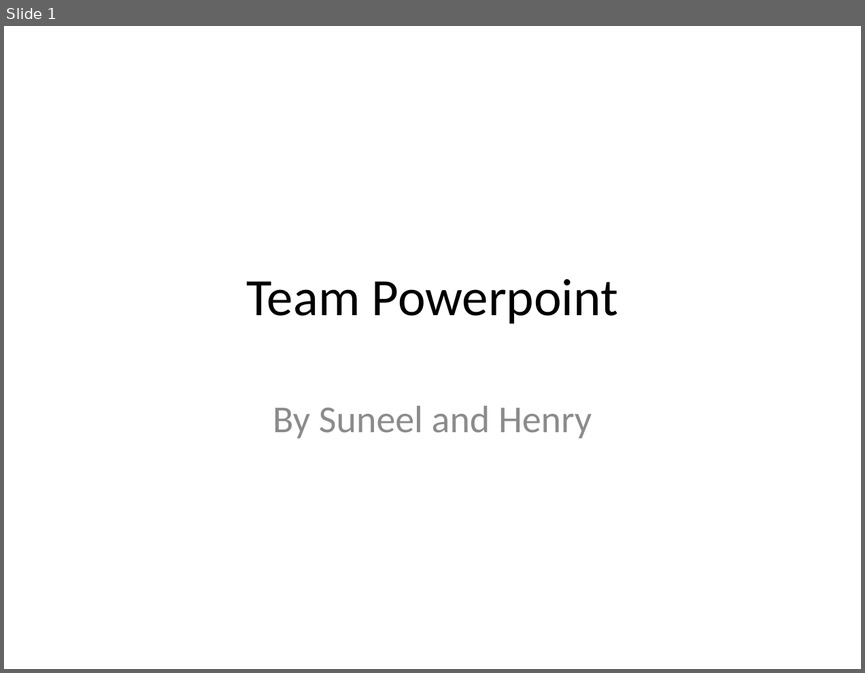
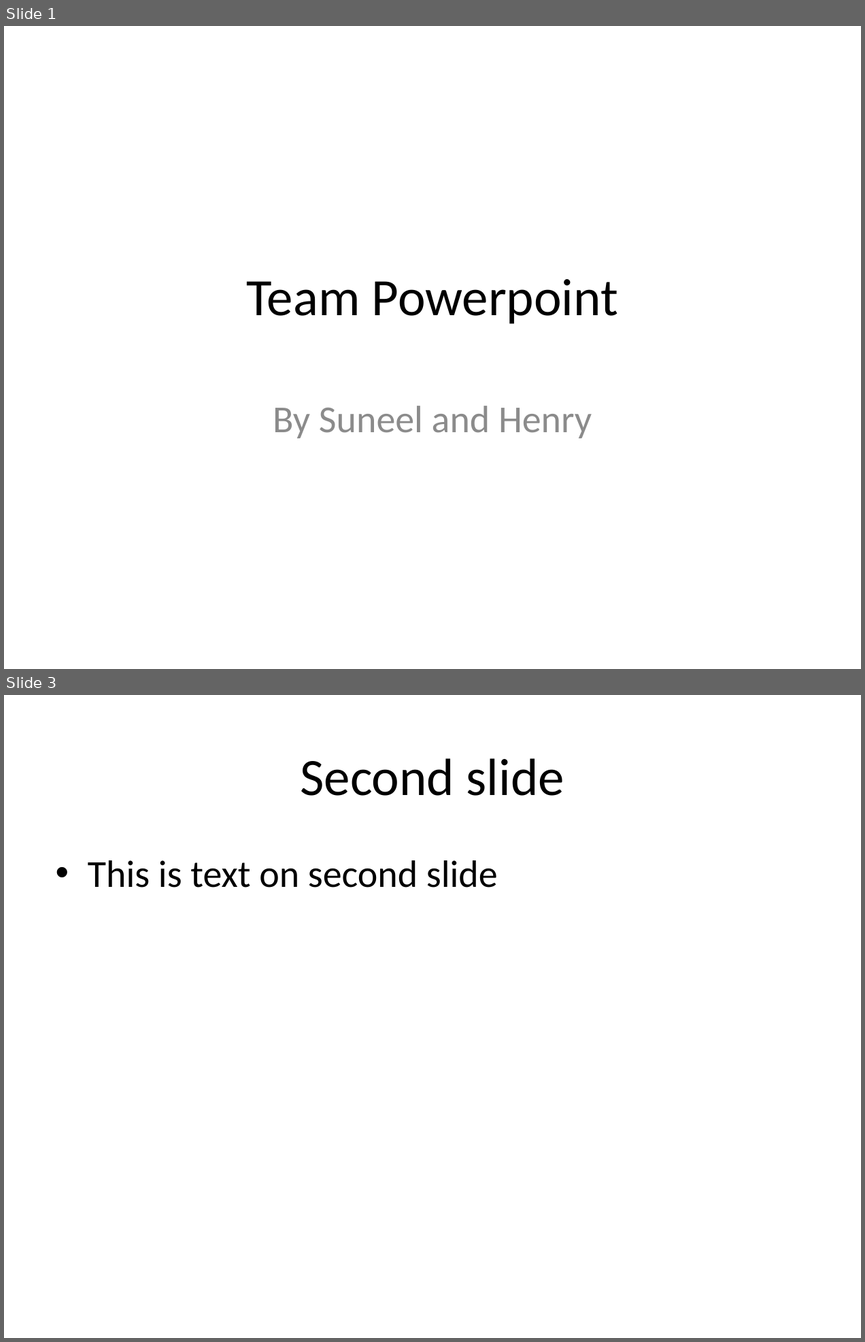
Before and after one commit to simplefractal/ppt, a slide deck: src/team-ppt.pptx. Shown one above the other, each under a label of ours: slide 1 before the commit, slides 1 and 3 after it; the slides between them are not shown. The pictures are 865x673 and 865x1342 pixels, drawn with LibreOffice and Linux fonts; fonts in the diff are those of the drawing. Boxes give left, top, right and bottom in pixels: in the first picture for what was removed or moved away, otherwise in the second. Text is boxed around its words. In the diff, an @@ line names an element or a change of style, - is before the commit and + after.

```diff
--- a/src/team-ppt.pptx
+++ b/src/team-ppt.pptx
@@ slide 3 added at bbox=[4, 695, 861, 1338], background #FFFFFF @@
@@ title added at bbox=[300, 758, 564, 796], 44 pt, text #000000 @@
+Second slide
@@ text added at bbox=[88, 860, 498, 887], 32 pt, text #000000 @@
+• This is text on second slide
```
Also in this commit, not shown: 1 other slide added, 2 other files.
